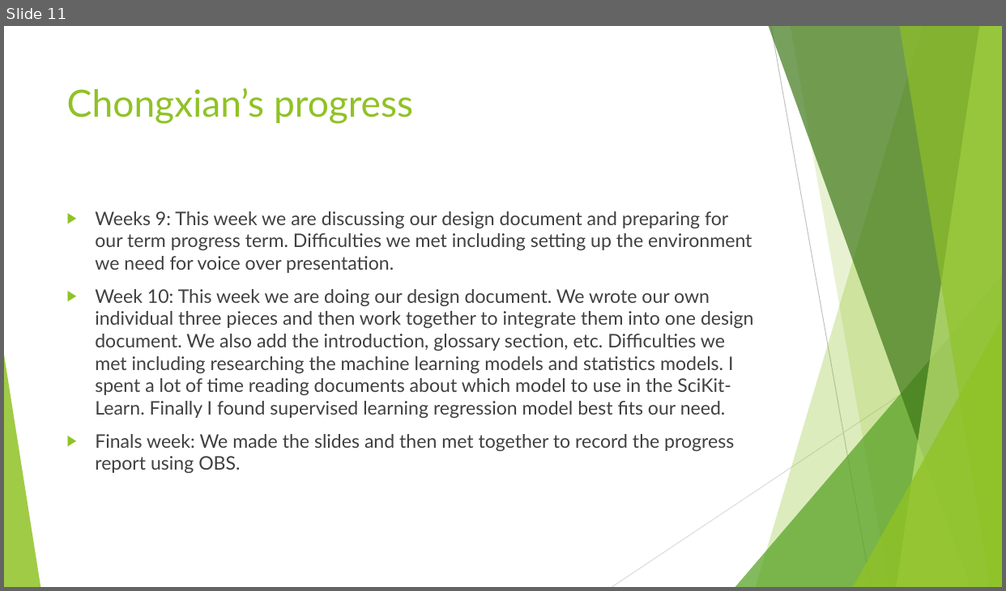
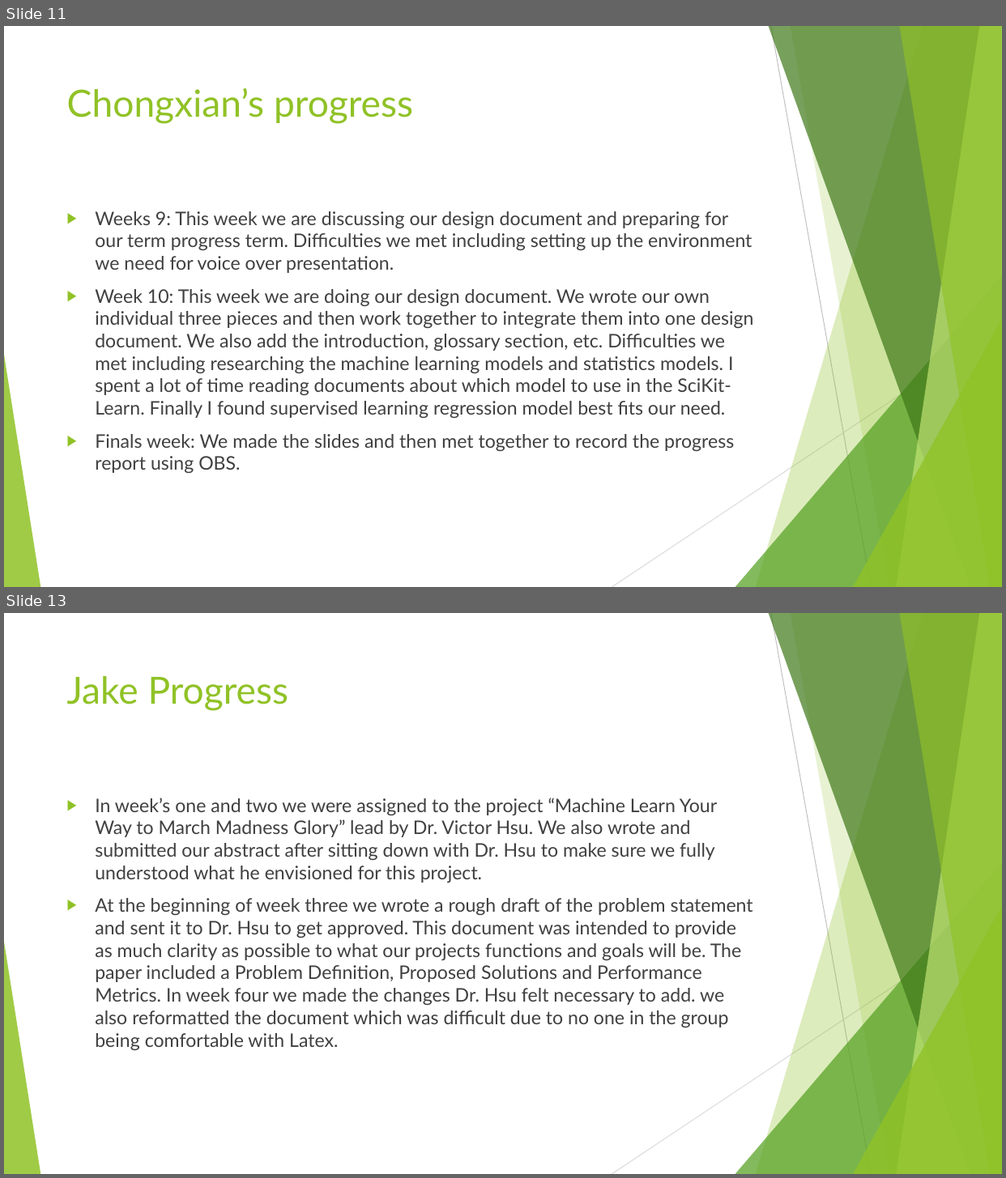
Before and after one commit to AlexDCraig/senior-capstone-project, a slide deck: progressreport.pptx. Shown one above the other, each under a label of ours: slide 11 before the commit, slides 11 and 13 after it; the slides between them are not shown. The pictures are 1006x591 and 1006x1178 pixels, drawn with LibreOffice and Linux fonts; fonts in the diff are those of the drawing. Boxes give left, top, right and bottom in pixels: in the first picture for what was removed or moved away, otherwise in the second. Text is boxed around its words. In the diff, an @@ line names an element or a change of style, - is before the commit and + after.

```diff
--- a/progressreport.pptx
+++ b/progressreport.pptx
@@ slide 13 added at <box>4,613,1002,1174</box>, background #FFFFFF; not listed: 10 template elements that a slide beside it also shows @@
@@ title added at <box>67,676,289,711</box>, 36 pt, text #90C226 @@
+Jake Progress
@@ text added at <box>95,798,753,1050</box>, 18 pt, text #404040 @@
+▶ In week’s one and two we were assigned to the project “Machine Learn Your Way to March Madness Glory” lead by Dr. Victor Hsu. We also wrote and submitted our abstract after sitting down with Dr. Hsu to make sure we fully understood what he envisioned for this project.
+▶ At the beginning of week three we wrote a rough draft of the problem statement and sent it to Dr. Hsu to get approved. This document was intended to provide as much clarity as possible to what our projects functions and goals will be. The paper included a Problem Definition, Proposed Solutions and Performance Metrics. In week four we made the changes Dr. Hsu felt necessary to add. we also reformatted the document which was difficult due to no one in the group being comfortable with Latex.
```
Also in this commit, not shown: 3 other slides added.
